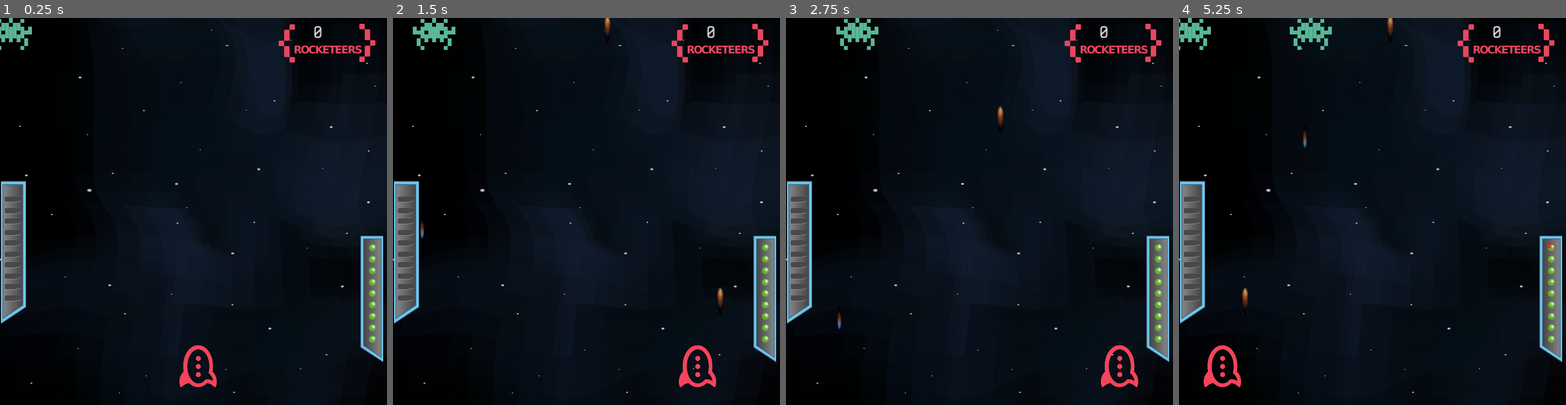
Above: before the commit, frames 1-4 (left to right).
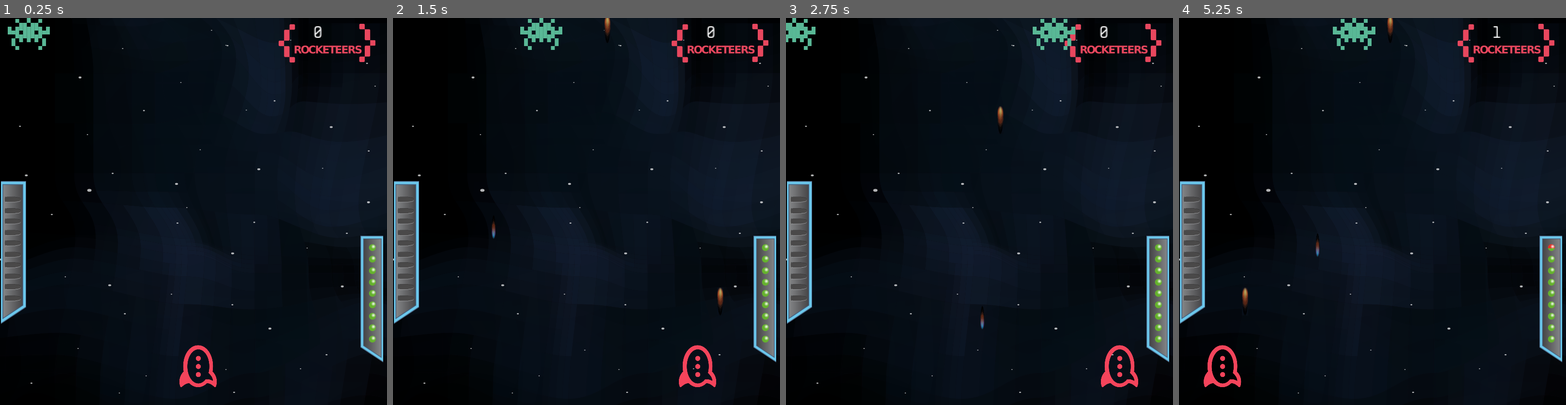
Above: after the commit, the same moments.

Repository: geekgonecrazy/rc-100-celebration-game
Game: Godot game, scene res://Scenes/Main.tscn
Two runs of this game, one before a commit and one after it. Both use one fixed random seed, a clock stepped at 60 frames per second and the inputs below.
Inputs:
- Up to frame 1 (0.25 s): no input
- Up to frame 2 (1.5 s): hold D (right) 0.53-1.28 s; tap Space (shot) at 0.6, 1.35 s; hold A (left) from 1.28 s (still down)
- Up to frame 3 (2.75 s): release A (left) at 2.03 s; hold D (right) from 2.03 s (still down); tap Space (shot) at 2.1 s
- Up to frame 4 (5.25 s): tap Space (shot) every 0.75 s from 2.85 to 5.1 s; release D (right) at 3.53 s; hold A (left) from 3.53 s (still down)

The runs differ from the first frame. In frame 1, 0.5% of the frame differs, in the area x 0-13%, y 0-9%; in frame 2, 0.9%; in frame 3, 1.2%; in frame 4, 1.3%, in the area x 0-84%, y 0-62%.

Commit message:
add random spawntime and velocity to aliens

Diff:
--- a/Characters/Alien.gd
+++ b/Characters/Alien.gd
@@ -12,33 +12,33 @@
 var minimap_icon = "mob"
 
 func _ready():
-	add_to_group("alien")
+    add_to_group("alien")
 
-	$FireTimer.start()
-	#rotation = rand_range(0, 2*PI)
+    $FireTimer.start()
+    #rotation = rand_range(0, 2*PI)
 
 
 func _physics_process(delta):
-	velocity = transform.x * speed
-	var collision = move_and_collide(velocity * delta)
-	if collision:
-		velocity = velocity.bounce(collision.normal).rotated(rand_range(-PI/4, PI/4))
-	rotation = velocity.angle()
+    velocity = transform.x * speed
+    var collision = move_and_collide(velocity * delta)
+    if collision:
+        velocity = velocity.bounce(collision.normal).rotated(rand_range(-PI/4, PI/4))
+    rotation = velocity.angle()
 
 func die():
-	print("hit!")
+    print("hit!")
 
-	$FireTimer.stop()
+    $FireTimer.stop()
 
-	emit_signal("score")
-	queue_free()
+    emit_signal("score")
+    queue_free()
 
 
 func _on_FireTimer_timeout():
-	fire()
+    fire()
 
 func fire():
-	print('firing')
-	var b = Bullet.instance()
-	get_tree().get_root().add_child(b)
-	b.transform = $Muzzle.global_transform
+    print('firing')
+    var b = Bullet.instance()
+    get_tree().get_root().add_child(b)
+    b.transform = $Muzzle.global_transform
--- a/Characters/Alien.tscn
+++ b/Characters/Alien.tscn
@@ -7,19 +7,20 @@
 radius = 45.0836
 
 [node name="Alien" type="KinematicBody2D"]
+collision_layer = 2
+collision_mask = 4
 script = ExtResource( 2 )
+
+[node name="CollisionShape2D" type="CollisionShape2D" parent="."]
+shape = SubResource( 1 )
 
 [node name="Sprite" type="Sprite" parent="."]
 scale = Vector2( 0.5, 0.5 )
 texture = ExtResource( 1 )
-
-[node name="CollisionShape2D" type="CollisionShape2D" parent="."]
-shape = SubResource( 1 )
 
 [node name="FireTimer" type="Timer" parent="."]
 
 [node name="Muzzle" type="Position2D" parent="."]
 position = Vector2( 0.33371, 27.0305 )
 rotation = 1.5708
-
 [connection signal="timeout" from="FireTimer" to="." method="_on_FireTimer_timeout"]
--- a/Characters/Bullet.gd
+++ b/Characters/Bullet.gd
@@ -3,10 +3,10 @@
 var speed = 750
 
 func _physics_process(delta):
-	position += transform.x * speed * delta
+    position += transform.x * speed * delta
 
 func _on_Bullet_body_entered(body):
-	if body.is_in_group("alien"):
-		if body.has_method('die'):
-			body.die()
-			queue_free()
+    if body.is_in_group("alien"):
+        if body.has_method('die'):
+            body.die()
+            queue_free()
--- a/Characters/Bullet.tscn
+++ b/Characters/Bullet.tscn
@@ -7,6 +7,8 @@
 height = 40.0489
 
 [node name="Bullet" type="Area2D"]
+collision_layer = 4
+collision_mask = 2
 script = ExtResource( 2 )
 
 [node name="Sprite" type="Sprite" parent="."]
@@ -15,5 +17,4 @@
 
 [node name="CollisionShape2D" type="CollisionShape2D" parent="."]
 shape = SubResource( 1 )
-
 [connection signal="body_entered" from="." to="." method="_on_Bullet_body_entered"]
--- a/Scenes/Main.gd
+++ b/Scenes/Main.gd
@@ -27,6 +27,8 @@
 func spawn_alien():
     var b = Alien.instance()
 
+    b.speed = rand_range(50, 200)
+    $SpawnTimer.wait_time = rand_range(1, 3)
     b.position = spawnpoint
     b.connect("score", self, "increment_score")
 
--- a/project.godot
+++ b/project.godot
@@ -70,6 +70,15 @@
  ]
 }
 
+[layer_names]
+
+2d_render/layer_1="Rocket"
+2d_physics/layer_1="Rocket"
+2d_render/layer_2="Alien"
+2d_physics/layer_2="Alien"
+2d_render/layer_3="Bullet"
+2d_physics/layer_3="Bullet"
+
 [physics]
 
 common/enable_pause_aware_picking=true
